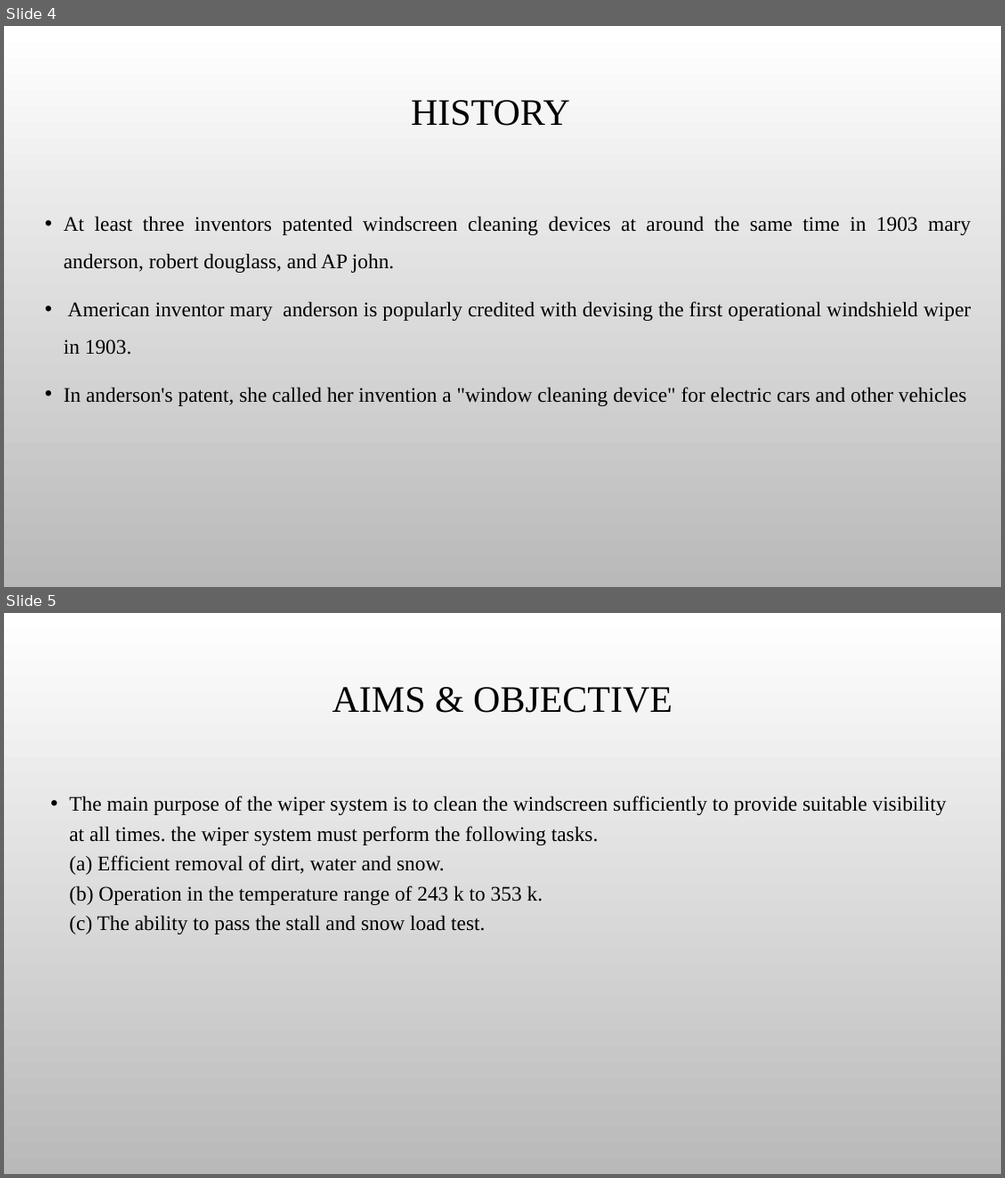
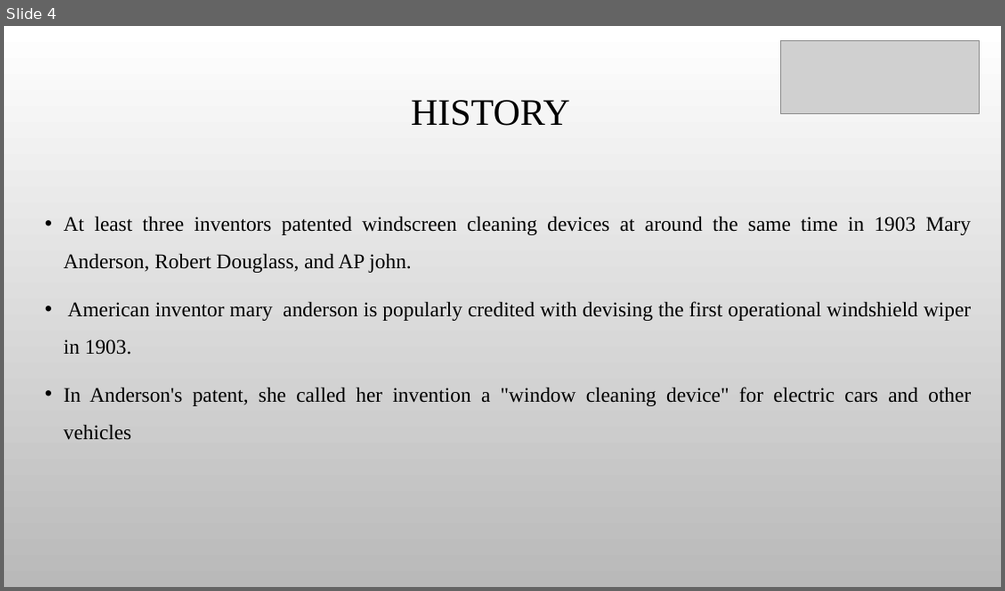
Before and after one commit to SKUP-BATCH3/team4, a slide deck: Final ppt 7-10-22.pptx. Shown one above the other, each under a label of ours: slides 4 and 5 before the commit, slide 4 after it. The pictures are 1005x1178 and 1005x591 pixels, drawn with LibreOffice and Linux fonts; fonts in the diff are those of the drawing; grey boxes stand for pictures; background and template pictures are left out. Boxes give left, top, right and bottom in pixels: in the first picture for what was removed or moved away, otherwise in the second. Text is boxed around its words. In the diff, an @@ line names an element or a change of style, - is before the commit and + after.

```diff
--- a/Final ppt 7-10-22.pptx
+++ b/Final ppt 7-10-22.pptx
@@ slide 5 removed at (x1=4, y1=613, x2=1001, y2=1174), background picture (left out) @@
@@ title removed at (x1=332, y1=687, x2=672, y2=713) @@
-AIMS & OBJECTIVE
@@ text removed at (x1=69, y1=795, x2=947, y2=934) @@
-• The main purpose of the wiper system is to clean the windscreen sufficiently to provide suitable visibility at all times. the wiper system must perform the following tasks.
-  (a) Efficient removal of dirt, water and snow.
-  (b) Operation in the temperature range of 243 k to 353 k.
-  (c) The ability to pass the stall and snow load test.
@@ slide 4 changed as well @@
@@ picture added at (x1=781, y1=41, x2=979, y2=113) @@
@@ text at (x1=64, y1=216, x2=971, y2=273): text changed @@
-• At least three inventors patented windscreen cleaning devices at around the same time in 1903 mary anderson, robert douglass, and AP john.
+• At least three inventors patented windscreen cleaning devices at around the same time in 1903 Mary Anderson, Robert Douglass, and AP john.
@@ text at (x1=64, y1=386, x2=971, y2=439): text changed @@
-• In anderson's patent, she called her invention a "window cleaning device" for electric cars and other vehicles
+• In Anderson's patent, she called her invention a "window cleaning device" for electric cars and other vehicles
```
Also in this commit, not shown: 15 other slides changed, 4 slides added, 3 other slides removed, 1 other file.
